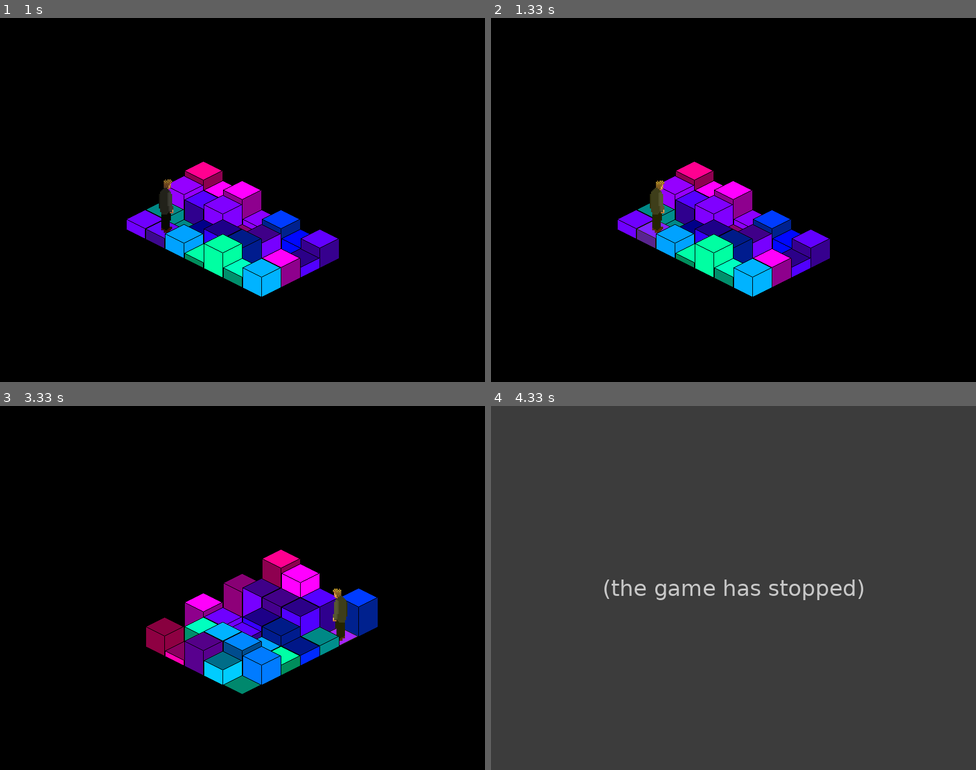
Above: before the commit, frames 1-4 (two rows, left to right).
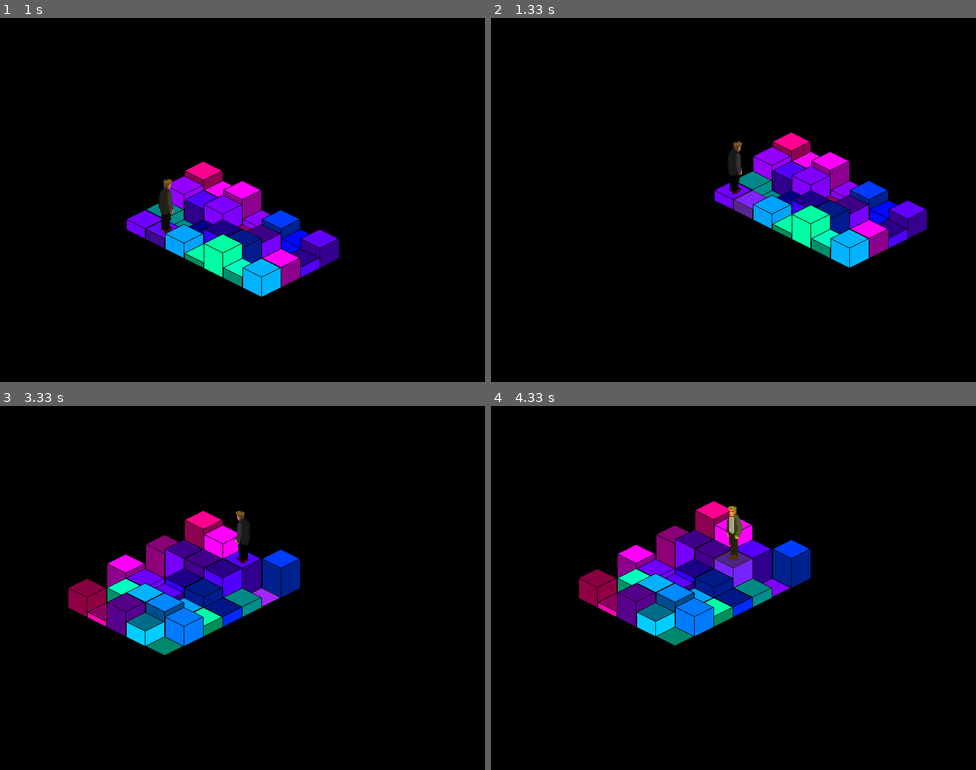
Above: after the commit, the same moments.

Repository: Zren/pyTactics
Game: pygame game, started from IsoTacticsEngine.py
The game is run twice, just before and just after one commit, with the same random seed, the same clock (stepped at 60 frames per second) and the same inputs. The source is Python 2; it was converted automatically to run under Python 3.
Inputs:
- Up to frame 1 (1 s): hold Right 0.33-0.8 s; hold Up from 0.83 s (still down)
- Up to frame 2 (1.33 s): release Up at 1.13 s
- Up to frame 3 (3.33 s): hold Left 1.67-2.2 s; tap G at 1.82 s; hold Down 2.23-2.53 s; hold Left 2.57-2.97 s
- Up to frame 4 (4.33 s): hold Right 3.4-4.03 s; hold Down from 4.07 s (still down)

Frame 1 is identical in both runs. In frame 2, 15% of the frame differs, in the area x 26-90%, y 31-77%; in frame 3, 16%; in frame 4, 100%, in the area x 0-100%, y 0-100%.
Error before the commit: IndexError: list index out of range (IsoTacticsEngine.py line 78); the game stopped at 3.4 s (later frames are placeholders)

Commit message:
Simple pathfinding

Diff:
--- a/IsoTacticsEngine.py
+++ b/IsoTacticsEngine.py
@@ -173,7 +173,6 @@
         player.currentAction = Action([0,1])
 
 
-
 class GroundGrid(IsoGrid):
     def __init__(self, dimensions):
         width, height = dimensions
@@ -209,6 +208,62 @@
     def shiftCamera(self, x, y):
         self.camera[0] += x
         self.camera[1] += y
+    def playerWalkTo(self, player, target):
+        path = self.pathTo(self.playerGrid.find(player), target)
+        print "path", path
+        if path:
+            self.playerGrid.moveTo(player, path[1])
+            self.camera = [path[1][0], path[1][1]]
+
+
+    def pathTo(self, a, b):
+        if a == b:
+            return None
+        class Node:
+            def __init__(self, root):
+                self.root = root
+        def neighbours(coord):
+            x, y = coord
+            return [(x+1,y), (x,y+1), (x-1,y), (x,y-1)]
+        def valid(coord):
+            x, y = coord
+            return 0 <= x < self.width and 0 <= y < self.height
+        WALKED = 2
+        WALKABLE = 0
+        WALL = 1
+        dist = [[WALKABLE for y in range(self.height)] for x in range(self.width)]
+        q = [a]
+        for y in range(self.height):
+            for x in range(self.width):
+                if self.playerGrid[(x,y)] != None:
+                    dist[x][y] = WALL
+        dist[a[0]][a[1]] = WALKED
+        nodes = {a : Node(None)}
+        while True:
+            here = q.pop(0)
+            if here == None:
+                return None
+            for n in neighbours(here):
+                if valid(n):
+                    if n == b:
+                        nodes[n] = Node(here)
+                        path = [n]
+                        node = nodes[n]
+                        while node.root != None:
+                            path.insert(0, node.root)
+                            node = nodes[node.root]
+                        return path
+                    x, y = n
+                    if dist[x][y] == WALKABLE:
+                        q.append(n)
+                        dist[x][y] = WALKED
+                        nodes[n] = Node(here)
+
+
+
+
+
+
 
 class IsoTacticsEngine(PyGameEngine):
     def __init__(self, resolution, title, icon):
@@ -259,7 +314,6 @@
         self.screen.blit(self.scene.render(self.resolution), (0, 0))
         for player in self.scene.playerGrid.players:
             player.tick()
-        print "tick"
 
     def loadScene(self, scene):
         self.scene = scene
@@ -267,7 +321,7 @@
         self.scene.playerGrid.shiftPlayer(self.player, x, y)
         self.scene.selection = self.scene[self.scene.playerGrid.find(self.player)]
     def secTick(self):
-        print self.player.playerSpriteId()
+        self.scene.playerWalkTo(self.player, (0,0))
 
 def main():
     e = IsoTacticsEngine(Config.resolution, Config.title, pygame.image.load(Config.pathIcon))
--- a/PyGameEngine.py
+++ b/PyGameEngine.py
@@ -77,7 +77,7 @@
             pygame.display.flip()
             frame += 1
             if time.time() - last_sec >= 1:
-                print "FPS:",frame
+                #print "FPS:",frame
                 self.secTick()
                 frame = 0
                 last_sec = time.time()
Not shown, changed: PyGameEngine.pyc
